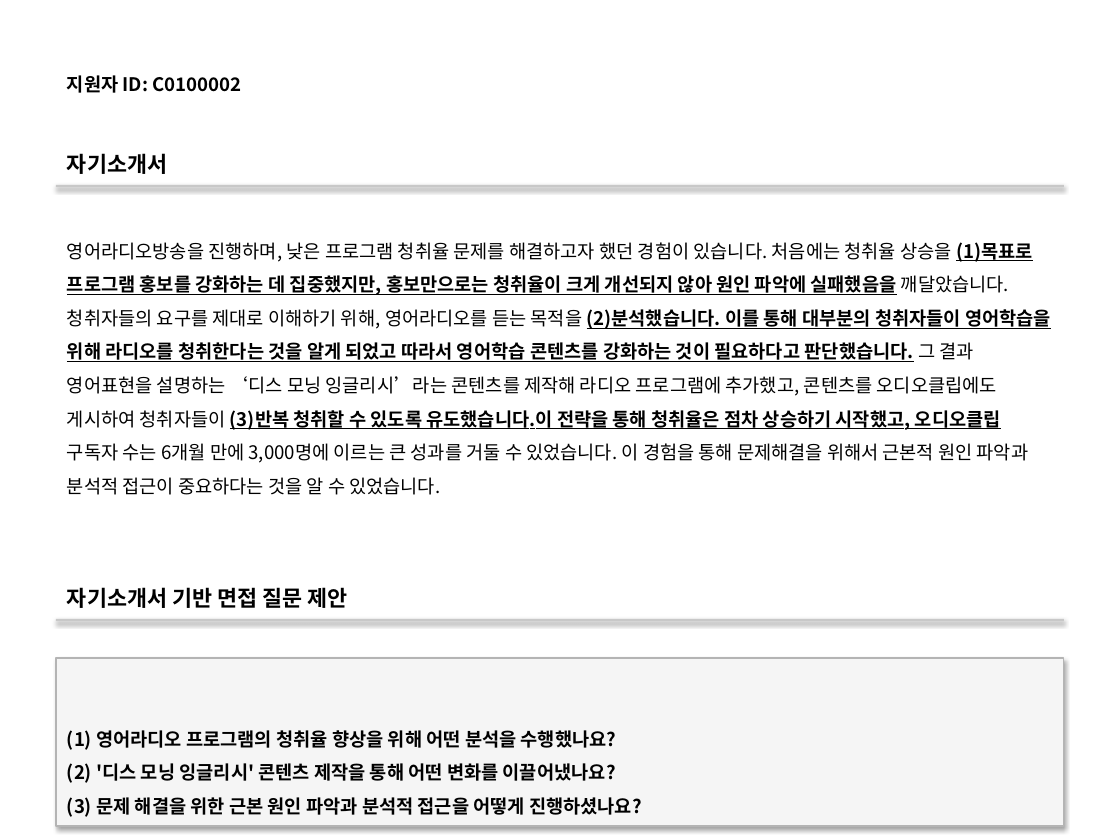
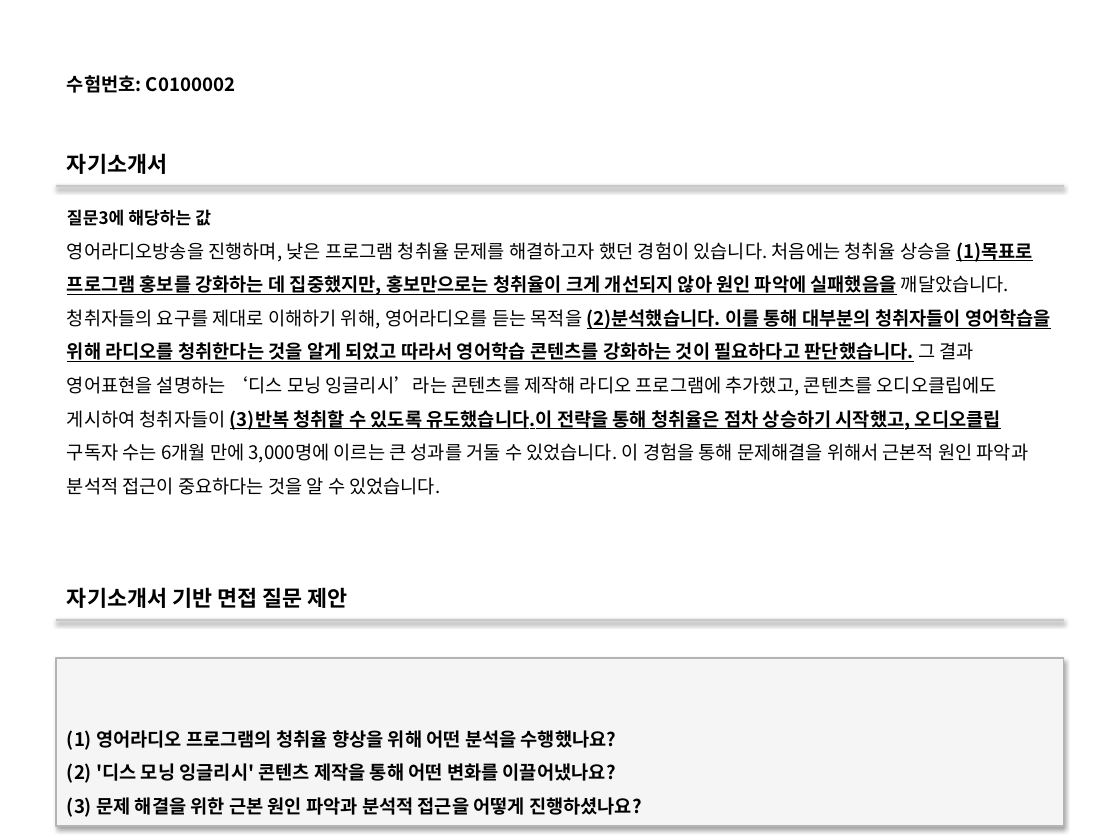
Before and after one commit to DaeGul2/isbr-auto-questionnaire, a slide deck: slide 6 of ppt_auto/test.pptx. Drawn at 1120x840 pixels with LibreOffice and Linux fonts; fonts in the diff are those of the drawing. Boxes give left, top, right and bottom in pixels: in the first picture for what was removed or moved away, otherwise in the second. Text is boxed around its words. In the diff, an @@ line names an element or a change of style, - is before the commit and + after.

```diff
--- a/ppt_auto/test.pptx
+++ b/ppt_auto/test.pptx
@@ text at [67,75,235,93]: text changed @@
-지원자 ID: C0100002
+수험번호: C0100002
@@ text added at [67,209,211,226], 11 pt, text #000000, bold @@
+질문3에 해당하는 값
```
Also in this commit, not shown: 5 other slides changed, 2 other files.
